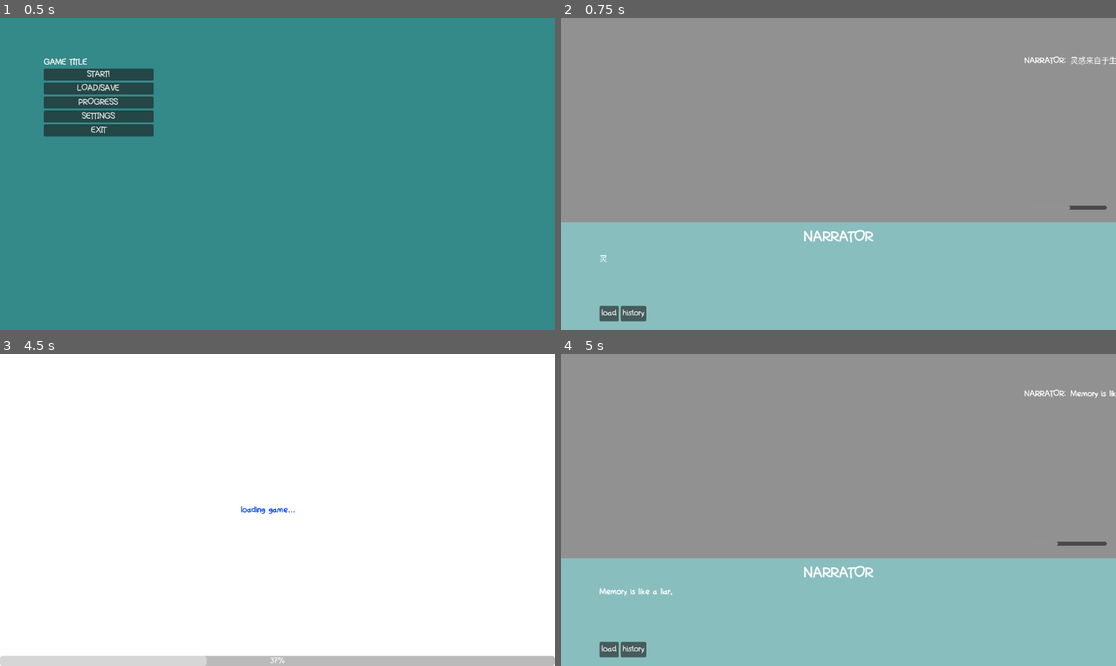
Above: before the commit, frames 1-4 (two rows, left to right).
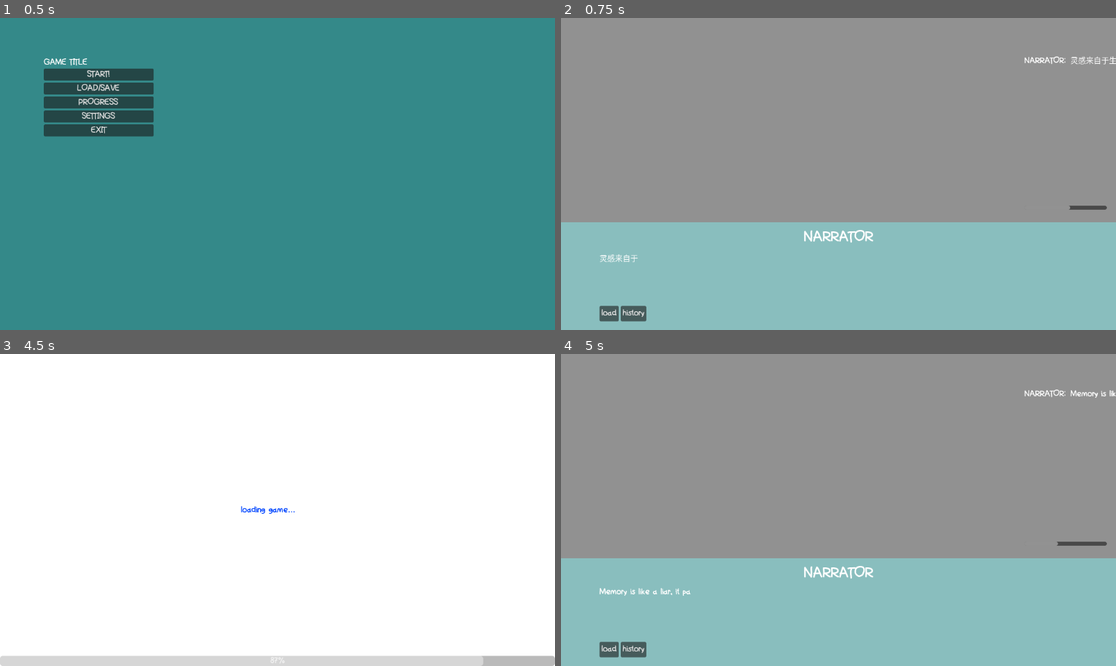
Above: after the commit, the same moments.

Repository: 2192375d/some-visual-novel
Game: Godot game, scene res://game/main_menu/main_menu.tscn
Two runs of this game, one before a commit and one after it. Both use one fixed random seed, a clock stepped at 60 frames per second and the inputs below.
Inputs (mouse positions are in pixels of both pictures, inside the frame that each line leads up to):
- Up to frame 1 (0.5 s): no input
- Up to frame 2 (0.75 s): click "START!" at 0.5 s
- Up to frame 3 (4.5 s): click "history" at 1.25 s; click "history" at 2 s; click "history" at 2.75 s; click "load" at 3.5 s; tap Enter at 4.25 s; move the mouse to (277, 612) at 4.27 s; click (277, 612) at 4.42 s
- Up to frame 4 (5 s): no input

Frame 1 is identical in both runs. In frame 2, less than 0.1% of the frame differs, in the area x 8-14%, y 75-79%; in frame 3, 1.5%, in the area x 37-87%, y 96-100%; in frame 4, less than 0.1%.

Commit message:
refactored autoloads directory, optimized resource loading in loading screen

Diff:
--- a/autoloads/scene_manager.gd
+++ b/autoloads/scene/scene_manager.gd
@@ -17,6 +17,8 @@
 func switch_scene_to_game(story_enum: StoryEnum.Enum) -> void:
 	assert(story_enum in StoryEnum.Enum.values())
 
+	print("switching to game scene with enum: ", StoryEnum.Enum.find_key(story_enum))
+
 	var game_loading_screen: GameLoadingScreen = game_loading_screen_scene.instantiate()
 	get_tree().change_scene_to_node(game_loading_screen)
 	game_loading_screen.start_loading(story_enum)
--- a/autoloads/story_DB.gd
+++ b/autoloads/story/story_DB.gd
@@ -7,7 +7,7 @@
 	StoryEnum.Enum.INTRO: &"uid://c8foe8rikwabc",
 	StoryEnum.Enum.STORY_0_0: &"uid://c1x06qplhjlai",
 	StoryEnum.Enum.STORY_0_05: &"uid://rkuf5ext45pr",
-	StoryEnum.Enum.STORY_0_1: &"res://stories/stories/story_0_1.tres",
+	StoryEnum.Enum.STORY_0_1: &"uid://cwql7jbvn27w5",
 	StoryEnum.Enum.STORY_0_2: &"uid://onnvwmpubd43",
 	StoryEnum.Enum.STORY_0_3: &"uid://bbuk76g1lmqk6",
 }
--- a/game/game/game_presenter.gd
+++ /dev/null
@@ -1,26 +0,0 @@
-# responsible for all the modifications to the interaction components to the
-# user
-# (interaction between game_presenter with all the interaction components is
-# kind of a facade... but it won't affect the outside!)
-
-extends Node
-
-#class_name GamePresenter
-
-#@export var dialogue_box: DialogueBox
-#@export var choice_box: ChoiceBox
-#var game_state
-
-#func _ready() -> void:
-#	pass
-#
-#func process_dialogue_block(dialogue_block: DialogueBlock) -> void:
-#	var speaker: Character = CharacterDB.get_character(dialogue_block.speaker_enum)
-#	var speaker_name: String = speaker.get_character_name()
-#	dialogue_box.set_dialogue_speaker(speaker_name)
-#	dialogue_box.set_dialogue_content(dialogue_block.content)
-#
-#	dialogue_box.box_click.connect(func(): dialogue_block.action_complete.emit())
-#
-#func change_background() -> void:
-#	pass
--- a/game/loading_screen/game_loading_screen.gd
+++ b/game/loading_screen/game_loading_screen.gd
@@ -16,6 +16,7 @@
 const STORY_ASSETS_PROPORTION: float = 0.80
 const INITATE_STORY_STATE_PROPORTION: float = 0.02
 const GAME_SCENE_INSTANTIATION_PROPORTION: float = 0.13
+const ASSET_BLOCKS_PER_FRAME: int = 32
 
 signal loading_complete(game: Node)
 
@@ -92,19 +93,26 @@
 				loading_stage = LoadingStage.STORY_STATE
 				return
 
-			var block: Block = story.get_block(current_index1, current_index2)
-			block.add_needed_resource(story_asset)
-			current_block += 1
+			var processed_block: int = 0
+			while processed_block < ASSET_BLOCKS_PER_FRAME && current_index1 < story.get_num_story_line():
+				var block: Block = story.get_block(current_index1, current_index2)
+				block.add_needed_resource(story_asset)
+				current_block += 1
+				processed_block += 1
+
+				current_index2 += 1
+				if current_index2 >= story.get_story_line_size(current_index1):
+					current_index1 += 1
+					current_index2 = 0
 
 			if num_block > 0:
 				progress_bar.value = STORY_PROPORTION + STORY_ASSETS_PROPORTION * float(current_block) / num_block
 			else:
 				progress_bar.value = STORY_PROPORTION + STORY_ASSETS_PROPORTION
 
-			current_index2 += 1
-			if current_index2 >= story.get_story_line_size(current_index1):
-				current_index1 += 1
-				current_index2 = 0
+			if current_index1 >= story.get_num_story_line():
+				progress_bar.value = STORY_PROPORTION + STORY_ASSETS_PROPORTION
+				loading_stage = LoadingStage.STORY_STATE
 		LoadingStage.STORY_STATE:
 			story_state = StoryState.new()
 			game_state = GameState.new(story, story_state, story_asset)
Renamed: autoloads/background_DB.gd -> autoloads/background/background_DB.gd
Renamed: autoloads/background_DB.gd.uid -> autoloads/background/background_DB.gd.uid
Renamed: autoloads/enums/background_enum.gd -> autoloads/background/background_enum.gd
Renamed: autoloads/enums/background_enum.gd.uid -> autoloads/background/background_enum.gd.uid
Renamed: autoloads/character_DB.gd -> autoloads/character/character_DB.gd
Renamed: autoloads/character_DB.gd.uid -> autoloads/character/character_DB.gd.uid
Renamed: autoloads/enums/character_enum.gd -> autoloads/character/character_enum.gd
Renamed: autoloads/enums/character_enum.gd.uid -> autoloads/character/character_enum.gd.uid
Renamed: autoloads/enums/scene_enum.gd -> autoloads/scene/scene_enum.gd
Renamed: autoloads/enums/scene_enum.gd.uid -> autoloads/scene/scene_enum.gd.uid
Renamed: autoloads/scene_manager.gd.uid -> autoloads/scene/scene_manager.gd.uid
Renamed: autoloads/soundtrack_DB.gd -> autoloads/soundtrack/soundtrack_DB.gd
(and 9 more such lines)
